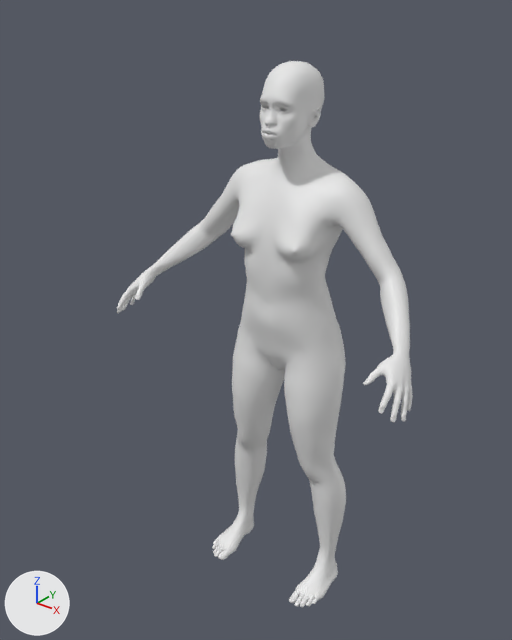
Renders of the glTF model public/assets/characters/base/body_female_african.glb from each side of a commit.
Both versions are drawn from a 50 mm lens placed at (1.129, -1.606, 1.867), pointed at (-0.051, -0.131, 0.952). The axes (+X, +Y, +Z) are drawn at lower left. The lights are the same throughout. The first picture is the older version. Vertices at exactly the same position are counted once.

The older version as bpy lines, for what is in view:
```python
me_base_005 = bpy.data.meshes.new('base.005')
me_base_005.from_pydata(...)  # 13380 vertices, 26756 faces; spans x -0.51..0.51, y -0.31..0.1, z 0.0..1.67
ob_human = bpy.data.objects.new('Human', me_base_005)
ob_human.location = (0.0, 0.0, 0.0)
```
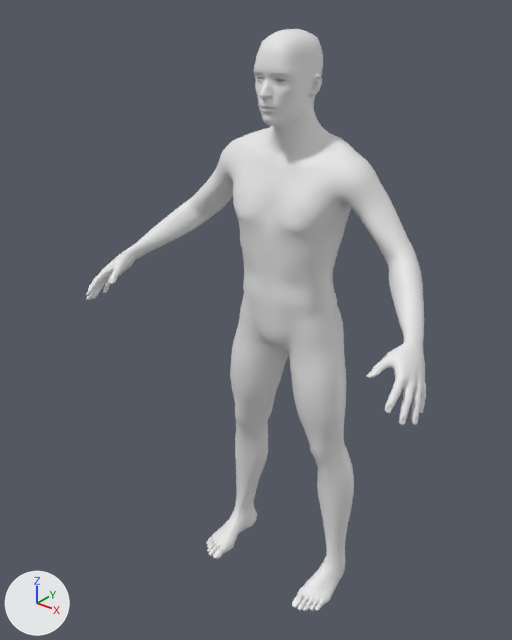
Pixel boxes [x1, y1, x2, y2] of what changed, in the pictures (512 x 640 px):
```json
{"object": "Human", "change": "reshaped, turned, rescaled", "before": [117, 61, 413, 607], "after": [86, 29, 426, 611]}
```

The change, as JSON lines over the scene's bpy script:
```json
{"block": "me_base_005", "where": "# used by ob_human; location = (0.0, 0.0, 0.0)"}
{"op": "remove", "block": "me_base_005", "code": "me_base_005.from_pydata(...)  # 13380 vertices, 26756 faces; spans x -0.51..0.51, y -0.31..0.1, z 0.0..1.67"}
{"op": "add", "block": "me_base_005", "code": "me_base_005.from_pydata(...)  # 13380 vertices, 26756 faces; spans x -56.79..56.79, y 0.0..174.73, z -9.77..37.73"}
{"block": "me_base_005", "change": "me_base_005 part 1: 13380 of 13380 vertices moved; they spanned x -0.51..0.51, y -0.31..0.1, z 0.0..1.67 and now span x -56.79..56.79, y 0.0..174.73, z -9.77..37.73; mean shift (0.0, 104.66, 13.24)"}
{"op": "set", "path": "ob_human.rotation_euler", "old": "(0.0, 0.0, 0.0)", "new": "(1.571, 0.0, 0.0)", "note": "degrees (0, 0, 0) -> degrees (90, 0, 0)"}
{"op": "set", "path": "ob_human.scale", "old": "(1.0, 1.0, 1.0)", "new": "(0.01, 0.01, 0.01)"}
```
